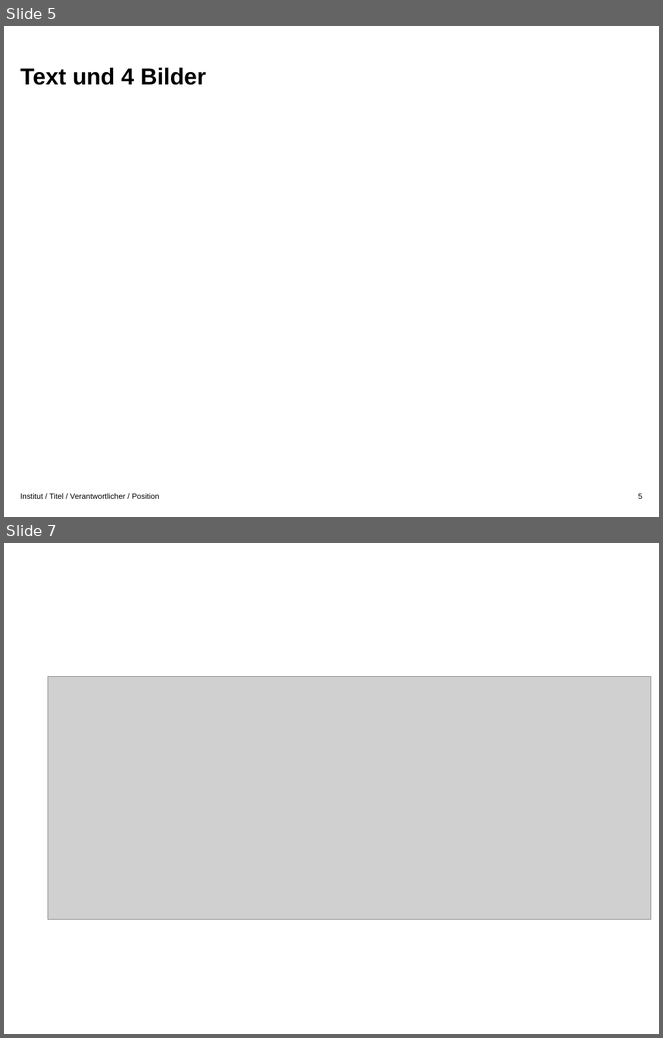
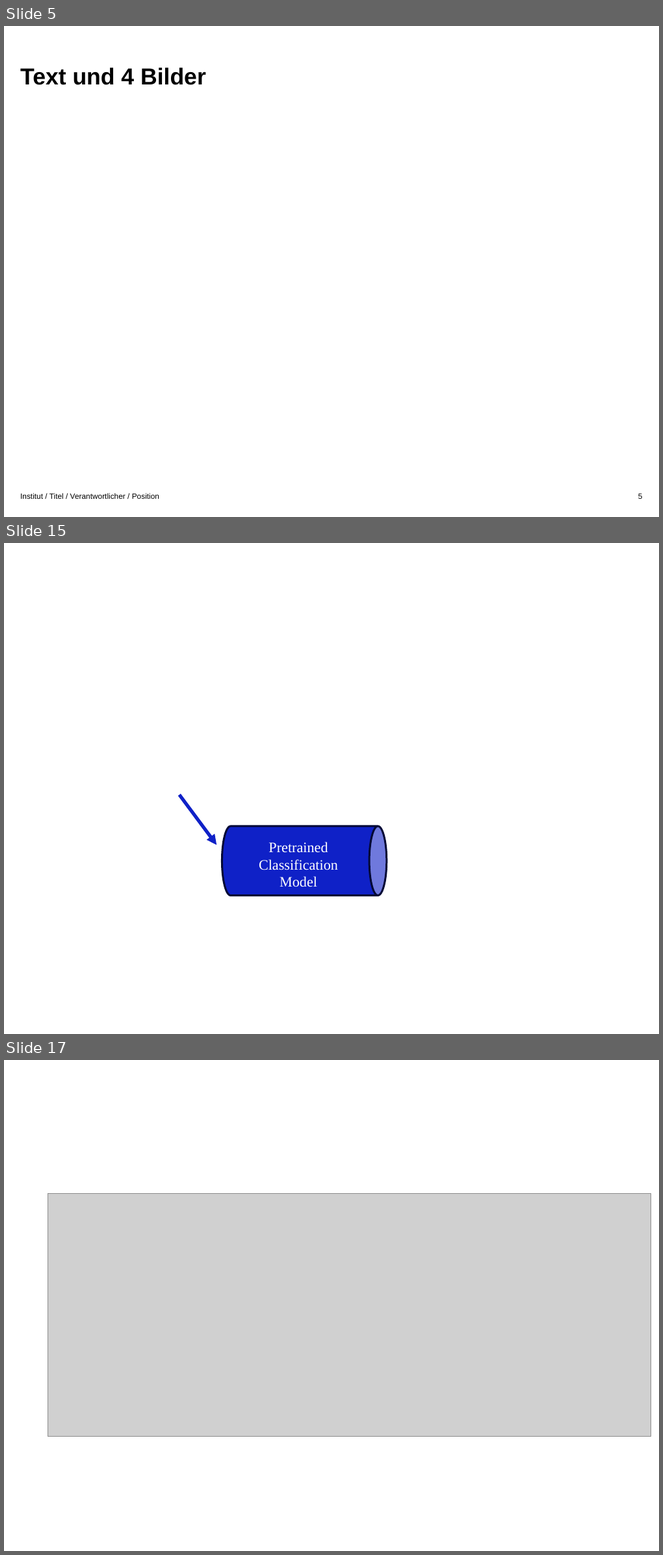
Before and after one commit to gsindlinger/IDSTA-Text-Miners, a slide deck: graphics.pptx. Shown one above the other, each under a label of ours: slides 5 and 7 before the commit, slides 5, 15 and 17 after it; the slides between them are not shown. The pictures are 663x1038 and 663x1555 pixels, drawn with LibreOffice and Linux fonts; fonts in the diff are those of the drawing; grey boxes stand for pictures; background and template pictures are left out. Boxes give left, top, right and bottom in pixels: in the first picture for what was removed or moved away, otherwise in the second. Text is boxed around its words. In the diff, an @@ line names an element or a change of style, - is before the commit and + after.

```diff
--- a/graphics.pptx
+++ b/graphics.pptx
@@ slide 15 added at [4,543,659,1034], background #FFFFFF @@
@@ arrow added from (180, 795) to (217, 845), #0F21C7 3.5 pt @@
@@ cylinder added at [222,826,386,895], fill #0F21C7, outline #040936 2 pt @@
@@ text added at [274,826,320,839], 12 pt, text #FFFFFF @@
+German S
@@ text added at [259,842,338,887], 15 pt, text #FFFFFF @@
+Pretrained Classification Model
@@ what was slide 7 is now slide 17 @@
```
Also in this commit, not shown: 2 slides changed, 9 other slides added.
